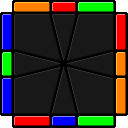
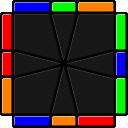
Two versions of the same layered image (128x128). Layer-by-layer changes:
painted on "color" over [2, 2, 126, 126]
